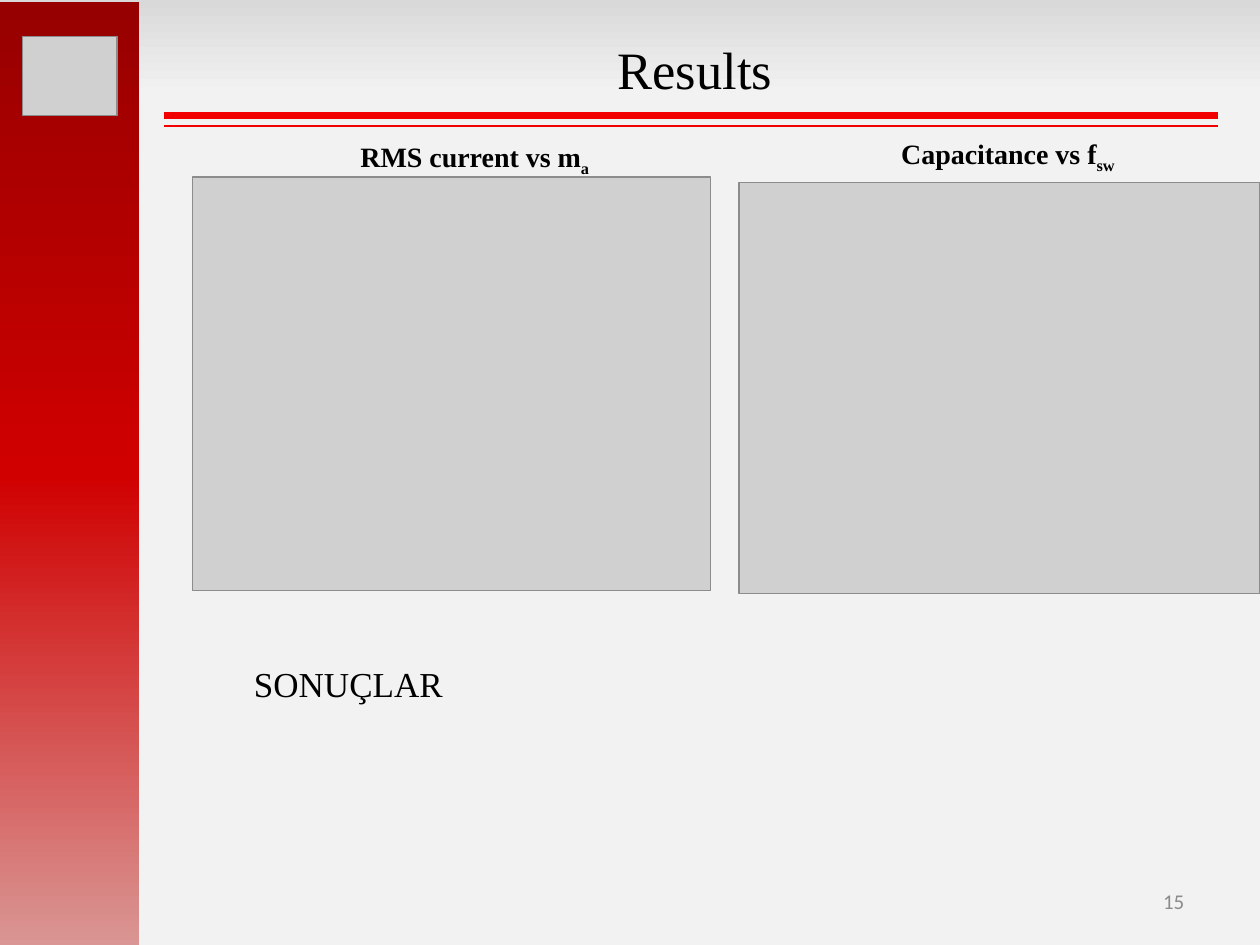
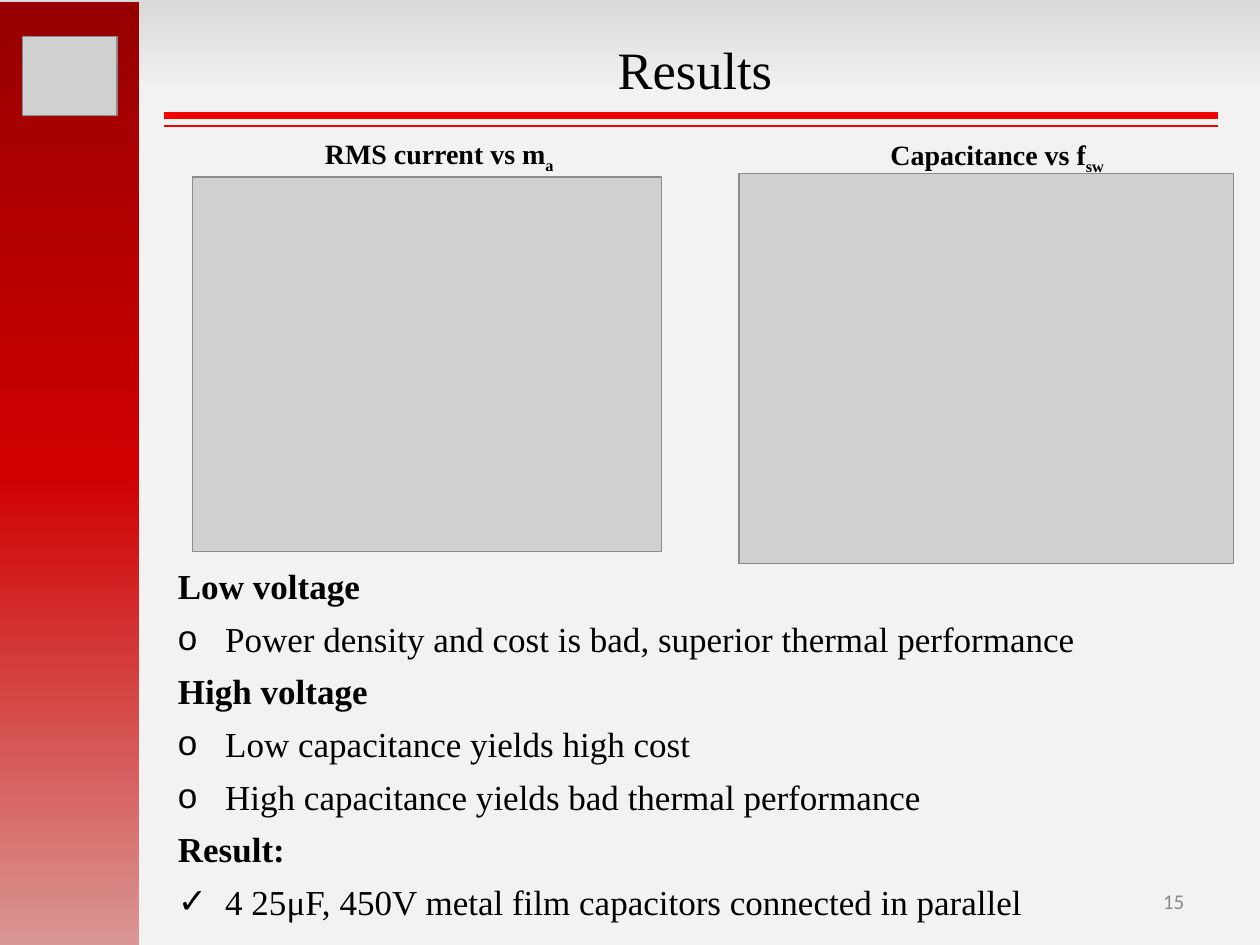
Before and after one commit to hakanpolat/IMMD, a slide deck: slide 15 of GRW2017/sunum/GRW2017_MesutUğur.pptx. Drawn at 1260x945 pixels with LibreOffice and Linux fonts; fonts in the diff are those of the drawing; grey boxes stand for pictures. Boxes give left, top, right and bottom in pixels: in the first picture for what was removed or moved away, otherwise in the second. Text is boxed around its words. In the diff, an @@ line names an element or a change of style, - is before the commit and + after.

Commit message:
GRW2017 presentation final.

```diff
--- a/GRW2017/sunum/GRW2017_MesutUğur.pptx
+++ b/GRW2017/sunum/GRW2017_MesutUğur.pptx
@@ text "RMS current vs ma": place and size @@
-text "RMS current vs ma" at (360,148,551,168)
+text "RMS current vs ma" at (325,145,515,165)
@@ text "Capacitance vs fsw": place and size @@
-text "Capacitance vs fsw" at (901,144,1080,170)
+text "Capacitance vs fsw" at (890,145,1070,171)
@@ picture: place and size @@
-picture at (193,178,711,591)
+picture at (193,178,662,552)
@@ picture: place and size @@
-picture at (740,183,1260,593)
+picture at (740,174,1234,563)
@@ text at (178,574,1074,922): text changed @@
-SONUÇLAR
+Low voltage
+o Power density and cost is bad, superior thermal performance
+High voltage
+o Low capacitance yields high cost
+o High capacitance yields bad thermal performance
+Result:
+✓ 4 25μF, 450V metal film capacitors connected in parallel
```
Also in this commit, not shown: 1 other slide changed.
